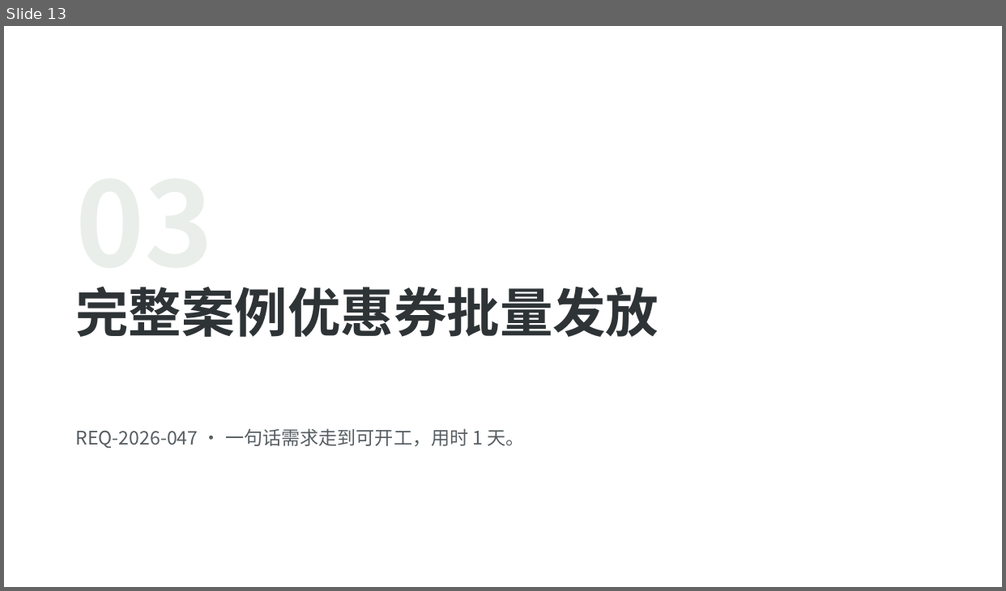
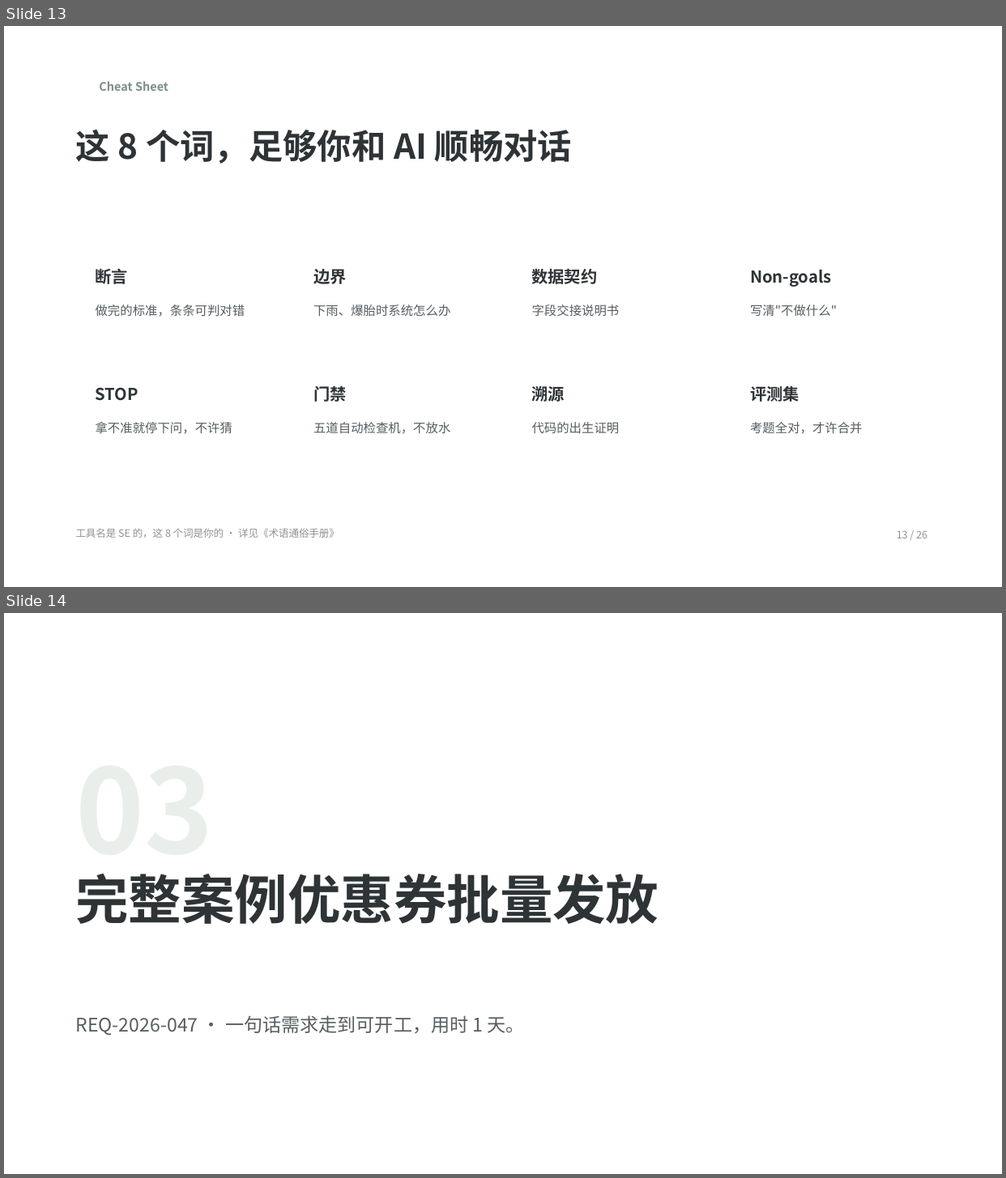
Before and after one commit to aoyousky/ai_project_platform, a slide deck: training/deck/deck.pptx. Shown one above the other, each under a label of ours: slide 13 before the commit, slides 13 and 14 after it. The pictures are 1006x591 and 1006x1178 pixels, drawn with LibreOffice and Linux fonts; fonts in the diff are those of the drawing; background and template pictures are left out. Boxes give left, top, right and bottom in pixels: in the first picture for what was removed or moved away, otherwise in the second. Text is boxed around its words. In the diff, an @@ line names an element or a change of style, - is before the commit and + after.

```diff
--- a/training/deck/deck.pptx
+++ b/training/deck/deck.pptx
@@ slide 13 added at bbox=[4, 26, 1002, 587], background picture (left out) @@
@@ text added at bbox=[99, 81, 168, 91], 11.2 pt, text #7C8F86, bold @@
+Cheat Sheet
@@ text added at bbox=[76, 130, 572, 164], 33 pt, text #2E3336, bold @@
+这 8 个词，足够你和 AI 顺畅对话
@@ text added at bbox=[96, 268, 128, 284], 15.7 pt, text #2E3336, bold @@
+断言
@@ text added at bbox=[313, 269, 346, 284], 15.7 pt, text #2E3336, bold @@
+边界
@@ text added at bbox=[532, 269, 598, 284], 15.7 pt, text #2E3336, bold @@
+数据契约
@@ text added at bbox=[750, 270, 831, 287], 15.7 pt, text #2E3336, bold @@
+Non-goals
@@ text added at bbox=[96, 305, 245, 317], 12 pt, text #565D61 @@
+做完的标准，条条可判对错
@@ text added at bbox=[313, 305, 450, 316], 12 pt, text #565D61 @@
+下雨、爆胎时系统怎么办
@@ text added at bbox=[532, 305, 620, 316], 12 pt, text #565D61 @@
+字段交接说明书
@@ text added at bbox=[750, 305, 837, 316], 12 pt, text #565D61 @@
+写清"不做什么"
@@ text added at bbox=[96, 387, 138, 401], 15.7 pt, text #2E3336, bold @@
+STOP
@@ text added at bbox=[313, 386, 346, 402], 15.7 pt, text #2E3336, bold @@
+门禁
@@ text added at bbox=[532, 386, 565, 402], 15.7 pt, text #2E3336, bold @@
+溯源
@@ text added at bbox=[750, 386, 799, 402], 15.7 pt, text #2E3336, bold @@
+评测集
@@ text added at bbox=[96, 422, 232, 434], 12 pt, text #565D61 @@
+拿不准就停下问，不许猜
@@ text added at bbox=[313, 422, 450, 434], 12 pt, text #565D61 @@
+五道自动检查机，不放水
@@ text added at bbox=[532, 422, 620, 433], 12 pt, text #565D61 @@
+代码的出生证明
@@ text added at bbox=[750, 422, 863, 434], 12 pt, text #565D61 @@
+考题全对，才许合并
@@ text added at bbox=[76, 528, 339, 538], 9.7 pt, text #8D9397 @@
+工具名是 SE 的，这 8 个词是你的 · 详见《术语通俗手册》
@@ text added at bbox=[897, 531, 927, 539], 9.7 pt, text #8D9397 @@
+13 / 26
@@ what was slide 13 is now slide 14 @@
```
Also in this commit, not shown: 13 slides changed, 15 other files.
